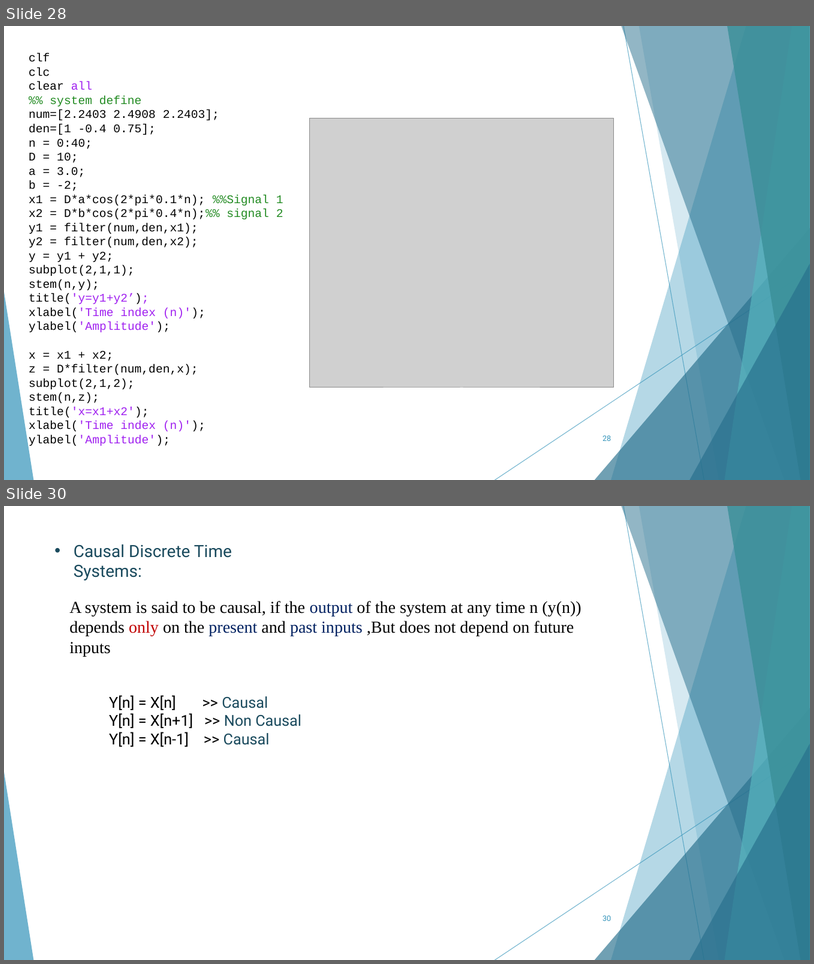
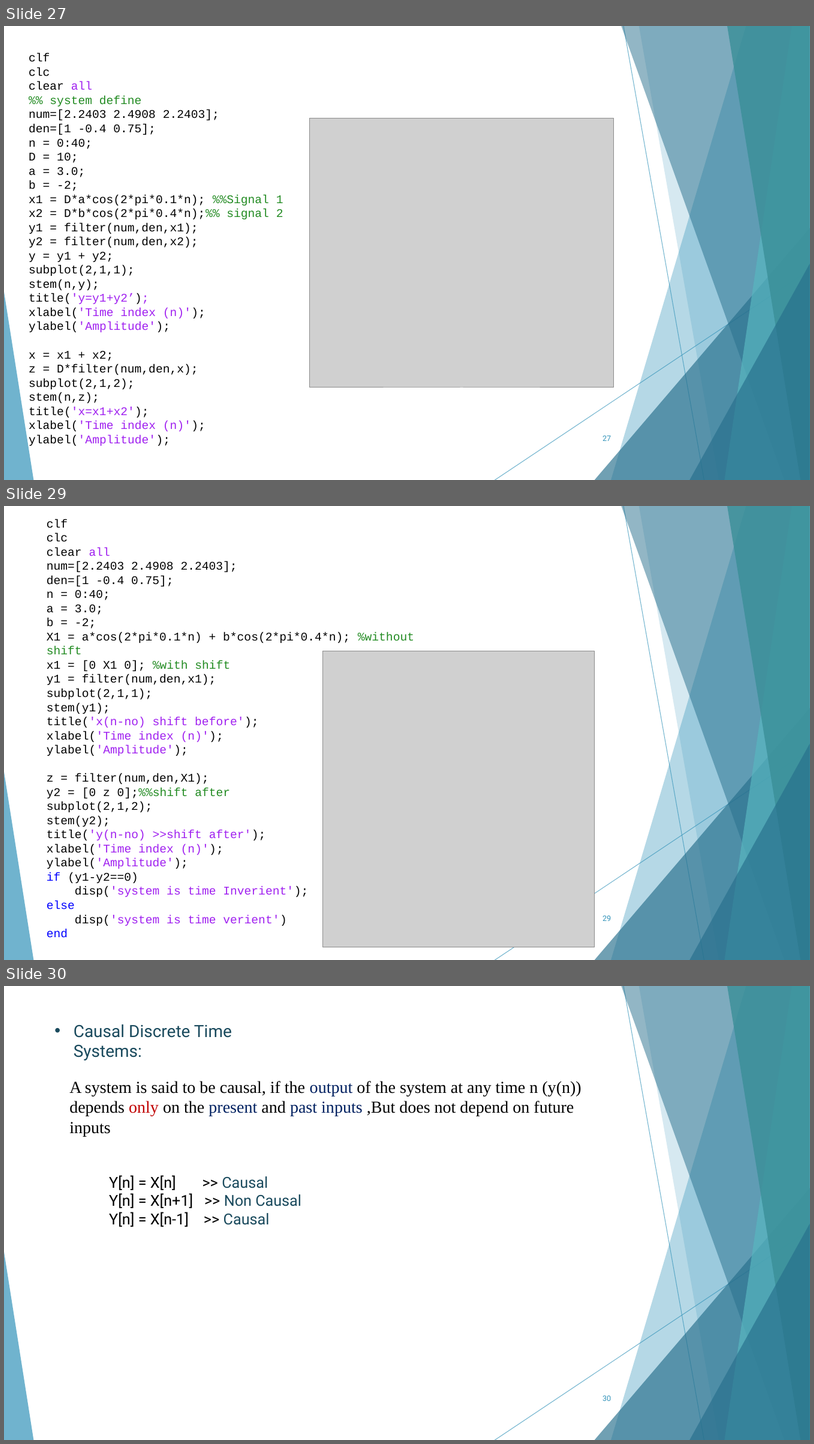
Before and after one commit to AhMjOU/DSP2, a slide deck: lec2.pptx. Shown one above the other, each under a label of ours: slides 28 and 30 before the commit, slides 27, 29 and 30 after it; the slides between them are not shown. The pictures are 814x964 and 814x1444 pixels, drawn with LibreOffice and Linux fonts; fonts in the diff are those of the drawing; grey boxes stand for pictures. Boxes give left, top, right and bottom in pixels: in the first picture for what was removed or moved away, otherwise in the second. Text is boxed around its words. In the diff, an @@ line names an element or a change of style, - is before the commit and + after.

```diff
--- a/lec2.pptx
+++ b/lec2.pptx
@@ slide 29 added at <box>4,506,810,960</box>, background #FFFFFF; not listed: 10 template elements that a slide beside it also shows @@
@@ text added at <box>47,519,414,937</box>, 14 pt, text #000000 @@
+clf
+clc
+clear all
+num=[2.2403 2.4908 2.2403];
+den=[1 -0.4 0.75];
+n = 0:40;
+a = 3.0;
+b = -2;
+X1 = a*cos(2*pi*0.1*n) + b*cos(2*pi*0.4*n); %without shift
+x1 = [0 X1 0]; %with shift
+y1 = filter(num,den,x1);
+subplot(2,1,1);
+stem(y1);
+title('x(n-no) shift before');
+xlabel('Time index (n)');
+ylabel('Amplitude');
+z = filter(num,den,X1);
+y2 = [0 z 0];%%shift after
+subplot(2,1,2);
+stem(y2);
+title('y(n-no) >>shift after');
+xlabel('Time index (n)');
+ylabel('Amplitude');
+if (y1-y2==0)
+disp('system is time Inverient');
+else
+disp('system is time verient')
+end
@@ picture added at <box>323,651,595,947</box> @@
@@ page number added at <box>603,915,611,921</box>, 9 pt, text #3494BA @@
+29
@@ what was slide 28 is now slide 27 @@
@@ page number at <box>603,435,611,441</box>: text changed @@
-28
+27
```
Also in this commit, not shown: 4 slides changed, 1 slide removed, 1 other file.
